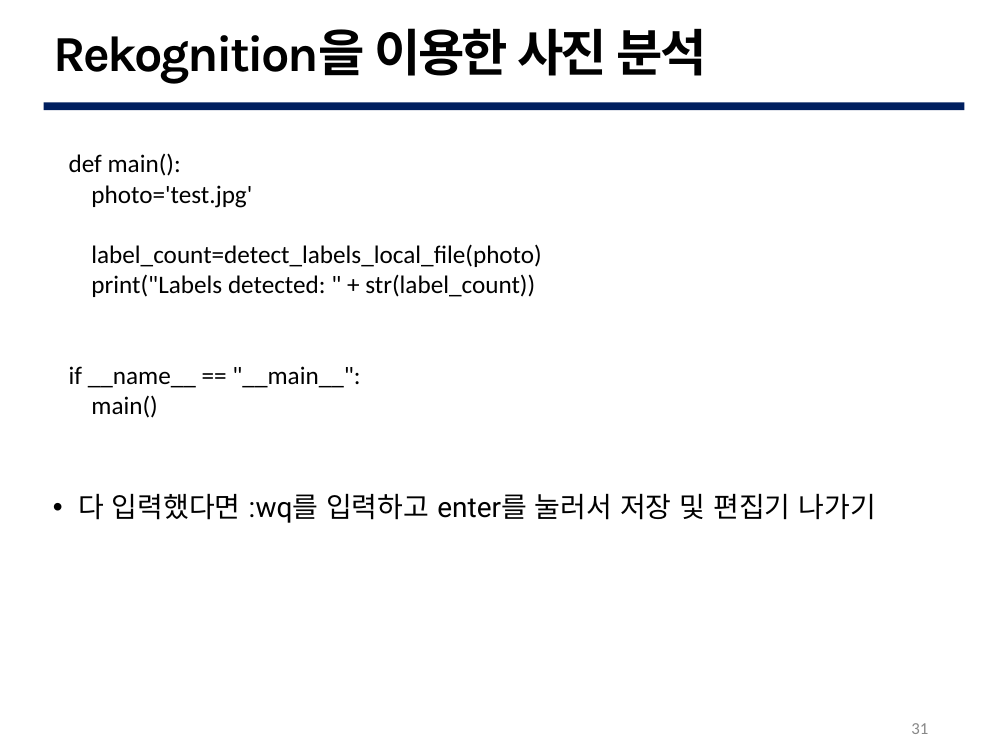
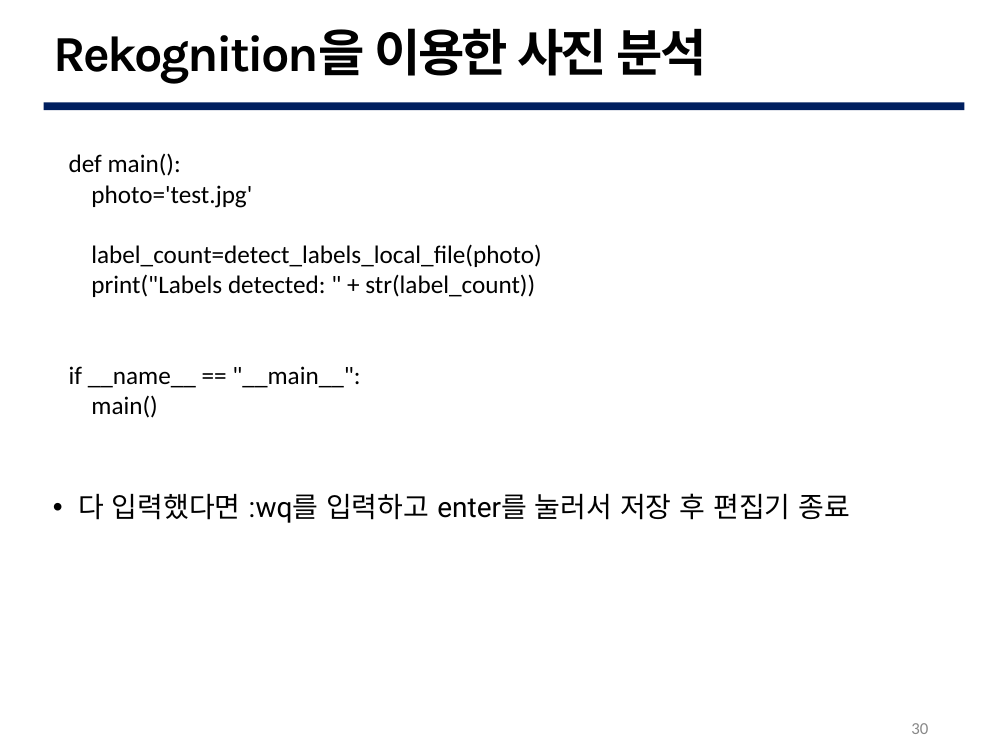
Before and after one commit to G0DCH/AWS_Rekognition_Slide, a slide deck: slide 30 of ppt/AWS Rekognition Slide.pptx (slide 31 before the commit). Drawn at 1008x756 pixels with LibreOffice and Linux fonts; fonts in the diff are those of the drawing; background and template pictures are left out. Boxes give left, top, right and bottom in pixels: in the first picture for what was removed or moved away, otherwise in the second. Text is boxed around its words. In the diff, an @@ line names an element or a change of style, - is before the commit and + after.

```diff
--- a/ppt/AWS Rekognition Slide.pptx
+++ b/ppt/AWS Rekognition Slide.pptx
@@ text at (78,493,850,523): text changed @@
-• 다 입력했다면 :wq를 입력하고 enter를 눌러서 저장 및 편집기 나가기
+• 다 입력했다면 :wq를 입력하고 enter를 눌러서 저장 후 편집기 종료
@@ page number at (911,723,928,734): text changed @@
-31
+30
```
Also in this commit, not shown: 1 other slide changed, 1 slide removed.
